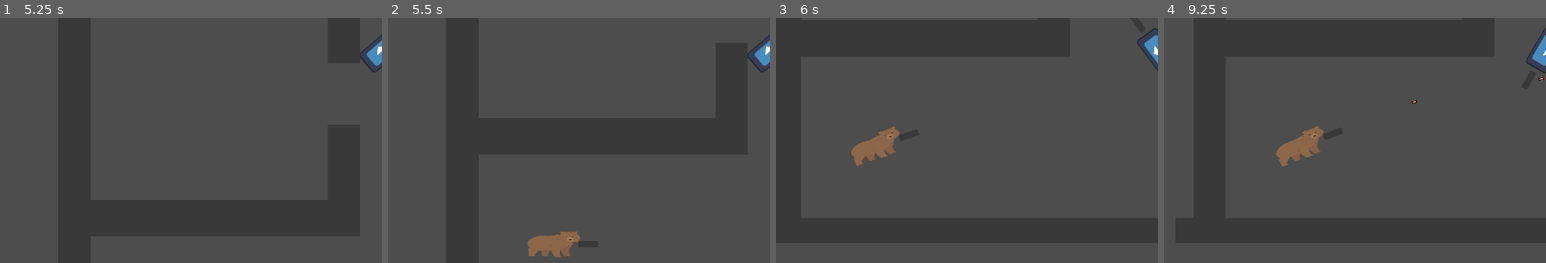
Above: before the commit, frames 1-4 (left to right).
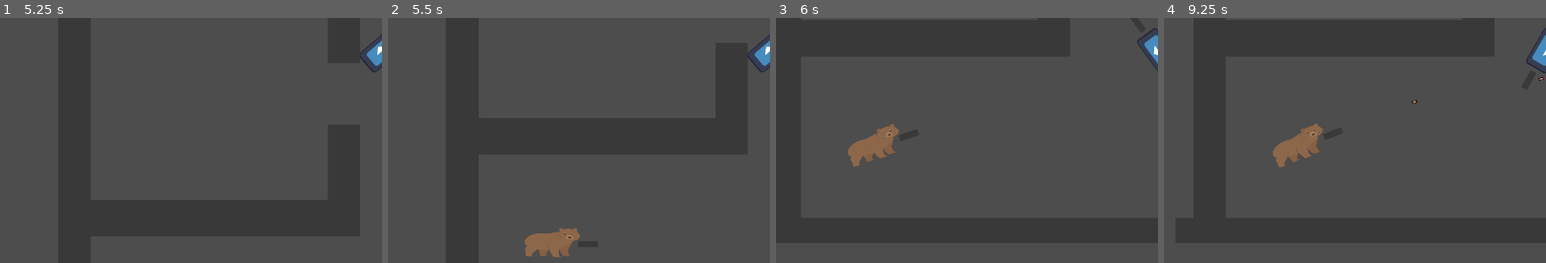
Above: after the commit, the same moments.

Repository: jceja3936/Speedial-Phoenix
Game: Godot game, scene res://scenes/level.tscn
Same seed, same stepped clock (60 frames per second), same inputs: the game is played once before the commit and once after it. The engine's default icon, where the game draws it, is replaced by a stand-in: a white triangle on a blue panel in a dark square.
Inputs (mouse positions are % of the whole screen's width and height, from its top left):
- Up to frame 1 (5.25 s): tap Enter at 0.5, 4.25 s; move the mouse to (72, 45) at 0.52 s; press the mouse at (72, 45) at 0.53 s; hold Right (Right) 0.53-1.28 s; move the mouse to (30, 55) at 1.27 s; release the mouse at (30, 55) at 1.28 s; hold S (Down) 1.28-2.03 s; click (30, 55) at 1.35 s; tap Space at 2, 5 s; move the mouse to (60, 28) at 2.02 s; press the mouse at (60, 28) at 2.03 s; hold Right (Right) 2.03-2.78 s; move the mouse to (45, 70) at 2.77 s; release the mouse at (45, 70) at 2.78 s; hold W (Up) 2.78-3.53 s; click (45, 70) at 2.85 s; move the mouse to (80, 65) at 3.52 s; press the mouse at (80, 65) at 3.53 s; hold Left (Left) 3.53-5.03 s; move the mouse to (20, 35) at 4.27 s; release the mouse at (20, 35) at 4.28 s; click (20, 35) at 4.35 s; move the mouse to (55, 50) at 5.02 s; press the mouse at (55, 50) at 5.03 s; hold S (Down) from 5.03 s (still down)
- Up to frame 2 (5.5 s): keep holding S (Down)
- Up to frame 3 (6 s): move the mouse to (35, 25) at 5.77 s; release S (Down) at 5.78 s; release the mouse at (35, 25) at 5.78 s; hold Right (Right) from 5.78 s (still down); click (35, 25) at 5.85 s
- Up to frame 4 (9.25 s): move the mouse to (72, 45) at 6.52 s; release Right (Right) at 6.53 s; press the mouse at (72, 45) at 6.53 s; hold W (Up) 6.53-7.28 s; move the mouse to (30, 55) at 7.27 s; release the mouse at (30, 55) at 7.28 s; hold Right (Right) 7.28-8.03 s; click (30, 55) at 7.35 s; tap Enter at 8 s; move the mouse to (60, 28) at 8.02 s; press the mouse at (60, 28) at 8.03 s; hold S (Down) 8.03-8.78 s; move the mouse to (45, 70) at 8.77 s; release the mouse at (45, 70) at 8.78 s; hold Left (Left) from 8.78 s (still down); click (45, 70) at 8.85 s
The pictures show only the part of the screen within x 0-50%, y 50-100%; the shares and areas given below are measured in that part.

Frame 1 is identical in both runs. In frame 2, 0.4% of the frame differs, in the area x 35-51%, y 85-98%; in frame 3, 0.4%; in frame 4, 0.4%.

Commit message:
ENEMY CAN DIE
HOLY CRAP

Diff:
--- a/3d1/bullet.gd
+++ b/3d1/bullet.gd
@@ -4,6 +4,7 @@
 var dir:float
 var rota: float
 var speed = 1800
+var bullet = true
 
 
 func _ready() -> void:
@@ -15,6 +16,13 @@
 	velocity = Vector2(speed, 0).rotated(dir)
 	move_and_slide()
 
-	for i in get_slide_collision_count():
-		if get_slide_collision(i).get_collider().get("speed") != 200:
+	for i in range(get_slide_collision_count()):
+		var collision = get_slide_collision(i)
+		var collider = collision.get_collider()
+
+		if not collider.has_method("hit"):
 			queue_free()
+
+		if collider.get("enemy") == true:
+			collider.call("hit")
+			queue_free()
--- a/3d1/enemy.gd
+++ b/3d1/enemy.gd
@@ -3,18 +3,38 @@
 @export var player : CharacterBody2D
 @export var shootSFX :  AudioStreamPlayer2D
 var bullet : PackedScene = load("res://scenes/bullet.tscn")
+var deathTexture : Texture = load("res://assets/icon.svg")
 @export var gun : Node2D
 @export var ray : RayCast2D
 
 var canFire = true
 var rng = RandomNumberGenerator.new()
 var seen = false
+var enemy = true
 var lastKnown
+var health = 200
+var dead = false
+var speed = 800
 
 func _ready() -> void:
 	_fireRateControll()
 
+func die() -> void:
+	$Sprite2D.texture = deathTexture
+	$Sprite2D.scale.x = 1
+	$Sprite2D.scale.y = 1
+	$CollisionShape2D.queue_free()
+	dead = true;
+
+func hit() -> void:
+	health -= 100
+	if health <= 0:
+		die()
+
 func _process(delta: float) -> void:
+	if dead:
+		return
+
 	var wherePlayer = player.global_position - global_position
 
 	if wherePlayer.length() < 1200:
@@ -31,6 +51,7 @@
 				seen = false
 				if lastKnown != null:
 					search()
+
 
 #await get_tree().create_timer(1).timeout
 func attackPlayer() -> bool:
@@ -62,6 +83,8 @@
 			bullet.queue_free()
 
 func _fireRateControll() -> void:
+	if dead:
+		return
 	canFire = true
 	await get_tree().create_timer(.2).timeout
 	_fireRateControll()
--- a/3d1/scenes/enemy.tscn
+++ b/3d1/scenes/enemy.tscn
@@ -6,17 +6,20 @@
 [ext_resource type="AudioStream" uid="uid://cadwgeq4p65vl" path="res://assets/9mm.wav" id="4_5uy6h"]
 
 [sub_resource type="CapsuleShape2D" id="CapsuleShape2D_md0e3"]
-radius = 31.0243
-height = 172.12
+radius = 50.0633
+height = 196.063
 
 [node name="Enemy" type="CharacterBody2D" node_paths=PackedStringArray("shootSFX", "gun", "ray")]
+collision_layer = 3
+collision_mask = 3
 script = ExtResource("1_4ra3w")
 shootSFX = NodePath("AudioStreamPlayer2D")
 gun = NodePath("gun")
 ray = NodePath("ray")
 
 [node name="Sprite2D" type="Sprite2D" parent="."]
-scale = Vector2(0.440005, 0.239999)
+position = Vector2(-4.68954, -4.46008)
+scale = Vector2(0.465286, 0.266706)
 texture = ExtResource("1_7k104")
 
 [node name="gun" type="Node2D" parent="."]
@@ -28,6 +31,7 @@
 texture = ExtResource("2_md0e3")
 
 [node name="CollisionShape2D" type="CollisionShape2D" parent="."]
+position = Vector2(-1, 1)
 rotation = -1.55722
 shape = SubResource("CapsuleShape2D_md0e3")
 
